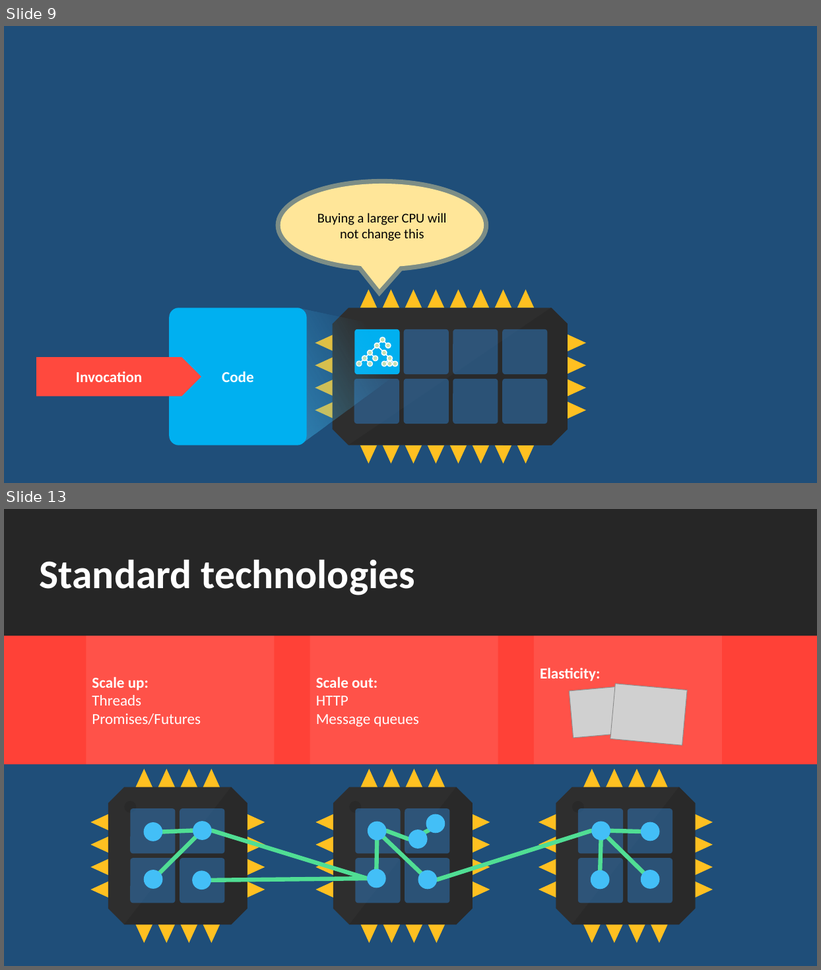
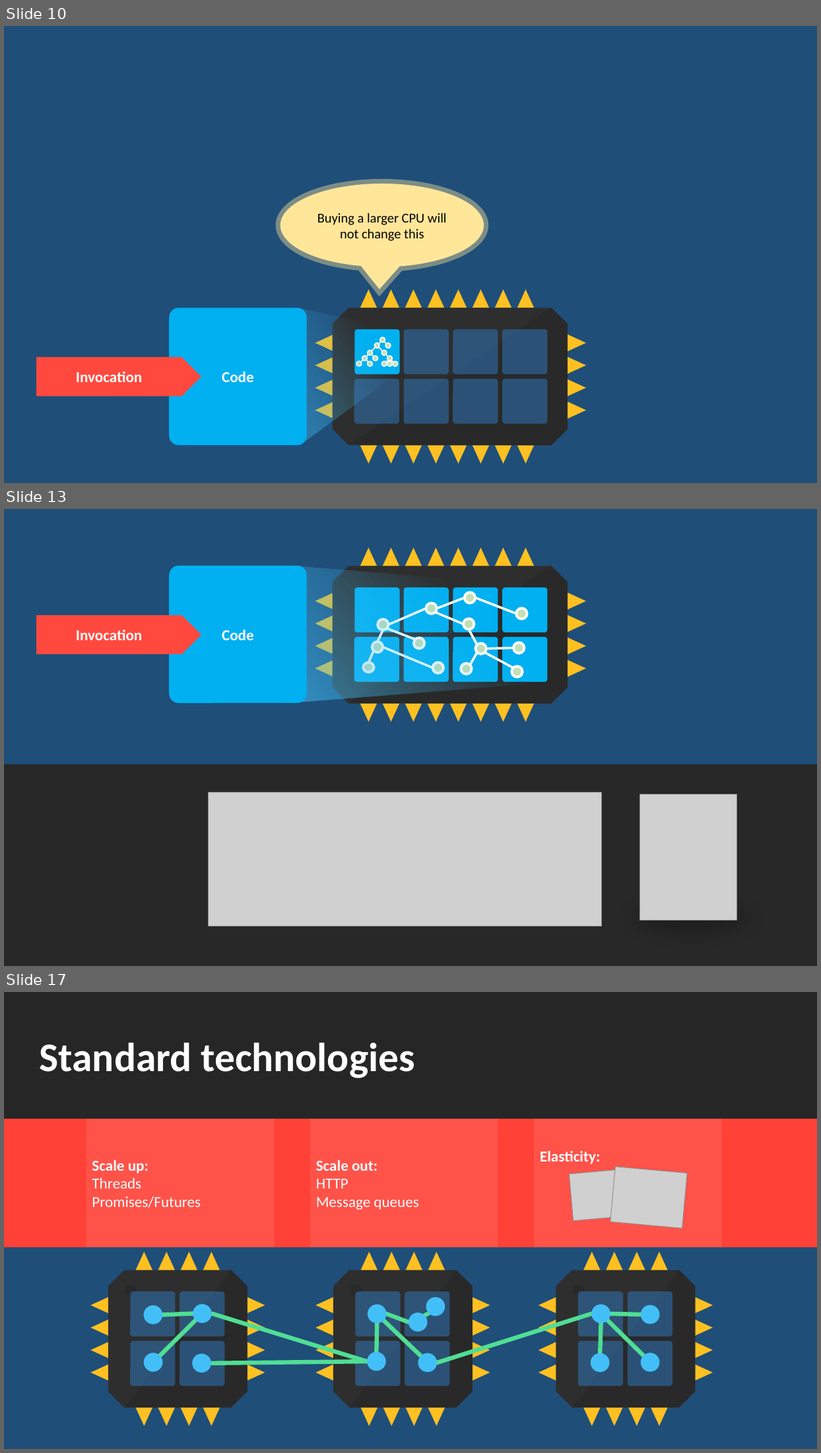
Before and after one commit to rogeralsing/Presentations, a slide deck: ProtoActor/QConSP/protoactor.pptx. Shown one above the other, each under a label of ours: slides 9 and 13 before the commit, slides 10, 13 and 17 after it; the slides between them are not shown. The pictures are 821x970 and 821x1453 pixels, drawn with LibreOffice and Linux fonts; fonts in the diff are those of the drawing; grey boxes stand for pictures. Boxes give left, top, right and bottom in pixels: in the first picture for what was removed or moved away, otherwise in the second. Text is boxed around its words. In the diff, an @@ line names an element or a change of style, - is before the commit and + after.

```diff
--- a/ProtoActor/QConSP/protoactor.pptx
+++ b/ProtoActor/QConSP/protoactor.pptx
@@ slide 13 added at (x1=4, y1=509, x2=817, y2=966), background #1F4E79 @@
@@ group added at (x1=360, y1=547, x2=445, y2=566): 4 freeform shapes @@
@@ group added at (x1=450, y1=547, x2=535, y2=566): 4 freeform shapes @@
@@ rounded rectangle added at (x1=169, y1=566, x2=307, y2=704), fill #00B0F0, 18 pt, text #FFFFFF, bold @@
+Code
@@ freeform shape added at (x1=298, y1=566, x2=552, y2=702), fill gradient #43BFF7 @@
@@ octagon added at (x1=333, y1=566, x2=568, y2=704), fill #2E2E2E @@
@@ freeform shape added at (x1=349, y1=566, x2=568, y2=704), fill #292929 @@
@@ rounded rectangle added at (x1=354, y1=588, x2=400, y2=633), fill #00B0F0 @@
@@ rounded rectangle added at (x1=404, y1=588, x2=450, y2=633), fill #00B0F0 @@
@@ rounded rectangle added at (x1=453, y1=588, x2=498, y2=633), fill #00B0F0 @@
@@ rounded rectangle added at (x1=502, y1=588, x2=547, y2=633), fill #00B0F0 @@
@@ right arrow added at (x1=36, y1=615, x2=201, y2=654), fill #FF493E, 18 pt, text #FFFFFF, bold @@
+Invocation
@@ rounded rectangle added at (x1=354, y1=637, x2=399, y2=682), fill #00B0F0 @@
@@ rounded rectangle added at (x1=404, y1=637, x2=450, y2=682), fill #00B0F0 @@
@@ rounded rectangle added at (x1=453, y1=637, x2=498, y2=682), fill #00B0F0 @@
@@ rounded rectangle added at (x1=502, y1=637, x2=547, y2=682), fill #00B0F0 @@
@@ group added at (x1=315, y1=593, x2=333, y2=677): 4 freeform shapes @@
@@ group added at (x1=363, y1=593, x2=527, y2=677): 13 ellipses, 12 lines @@
@@ group added at (x1=568, y1=593, x2=586, y2=677): 4 freeform shapes @@
@@ group added at (x1=360, y1=704, x2=445, y2=722): 4 freeform shapes @@
@@ group added at (x1=450, y1=704, x2=535, y2=722): 4 freeform shapes @@
@@ rectangle added at (x1=4, y1=764, x2=817, y2=966), fill #282828 @@
@@ picture added at (x1=209, y1=792, x2=602, y2=927) @@
@@ picture added at (x1=640, y1=795, x2=737, y2=920) @@
@@ ellipse added at (x1=589, y1=882, x2=794, y2=955), fill #000000 at 27% opacity @@
@@ what was slide 9 is now slide 10 @@
@@ what was slide 13 is now slide 17 @@
```
Also in this commit, not shown: 4 slides changed, 4 other slides added, 2 slides removed.
